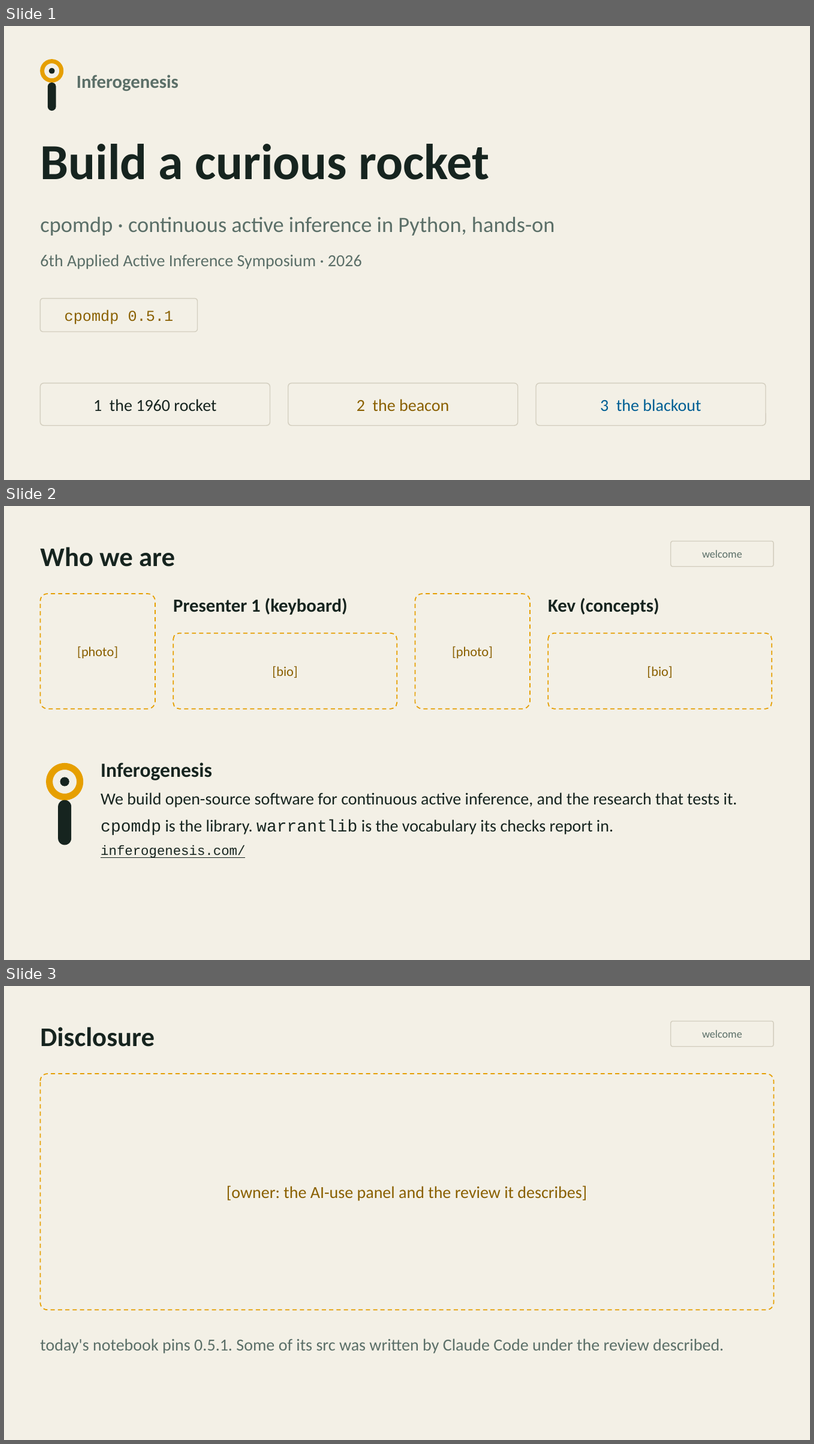
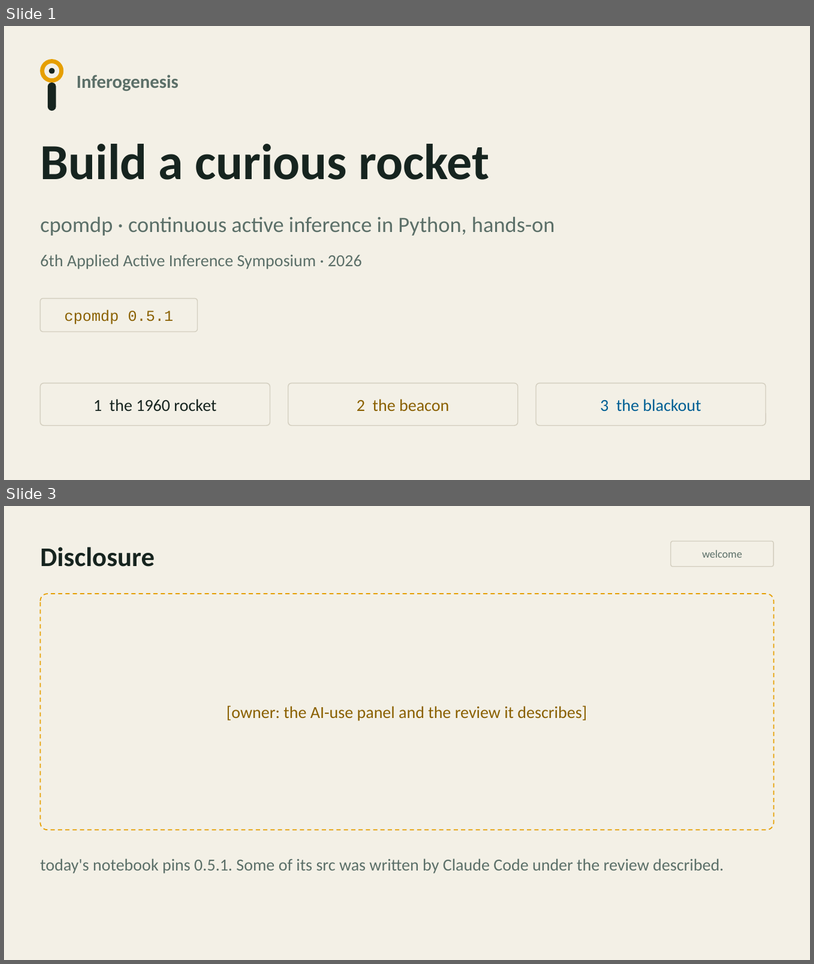
Before and after one commit to inferogenesis/cpomdp-workshop, a slide deck: deck/cpomdp_symposium_2026.pptx. Shown one above the other, each under a label of ours: slides 1, 2 and 3 before the commit, slides 1 and 3 after it; the slides between them are not shown. The pictures are 814x1444 and 814x964 pixels, drawn with LibreOffice and Linux fonts; fonts in the diff are those of the drawing. Boxes give left, top, right and bottom in pixels: in the first picture for what was removed or moved away, otherwise in the second. Text is boxed around its words. In the diff, an @@ line names an element or a change of style, - is before the commit and + after.

```diff
--- a/deck/cpomdp_symposium_2026.pptx
+++ b/deck/cpomdp_symposium_2026.pptx
@@ slide 2 removed at [4,506,810,960], background #F3F0E6 @@
@@ rounded rectangle removed at [671,541,774,567] @@
-welcome
@@ text removed at [40,547,175,567] @@
-Who we are
@@ rounded rectangle removed at [40,594,155,709] @@
-[photo]
@@ rounded rectangle removed at [416,594,530,709] @@
-[photo]
@@ text removed at [173,598,348,615] @@
-Presenter 1 (keyboard)
@@ text removed at [548,598,660,615] @@
-Kev (concepts)
@@ rounded rectangle removed at [173,633,397,709] @@
-[bio]
@@ rounded rectangle removed at [548,633,772,709] @@
-[bio]
@@ ellipse removed at [50,766,80,797] @@
@@ text removed at [101,762,738,858] @@
-Inferogenesis
-We build open-source software for continuous active inference, and the research that tests it.
-cpomdp is the library. warrantlib is the vocabulary its checks report in.
-inferogenesis.com/
@@ ellipse removed at [60,777,69,786] @@
@@ rounded rectangle removed at [58,800,71,845] @@
```
Also in this commit, not shown: 5 slides changed, 2 slides added, 1 other slide removed, 8 other files.
